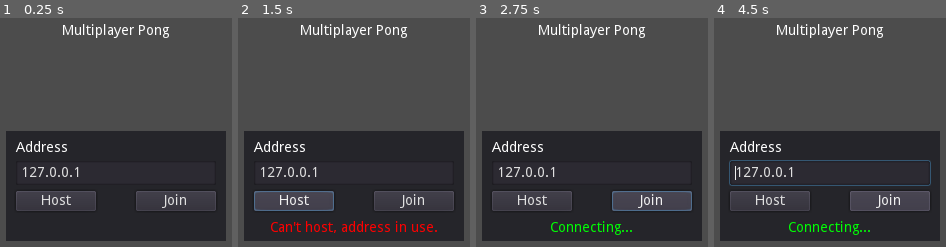
Above: before the commit, frames 1-4 (left to right).
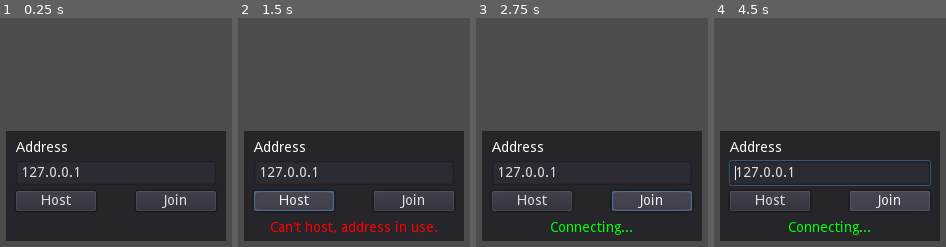
Above: after the commit, the same moments.

Repository: selinanatschke/3dprog
Game: Godot game, scene res://lobby.tscn
The game is run twice, just before and just after one commit, with the same random seed, the same clock (stepped at 60 frames per second) and the same inputs.
Inputs:
- Up to frame 1 (0.25 s): no input
- Up to frame 2 (1.5 s): tap Enter at 0.5 s; hold Right (move_right) 0.53-1.25 s; click "Host" at 1.25 s
- Up to frame 3 (2.75 s): click "Join" at 2 s
- Up to frame 4 (4.5 s): hold Down (move_back) 2.78-3.53 s; hold Right (move_right) 3.53-4.28 s; hold Up (move_forward) from 4.28 s (still down)

The runs differ from the first frame. In frame 1, 1.0% of the frame differs, in the area x 27-73%, y 2-9%; in frame 2, 1.0%; in frame 3, 1.0%; in frame 4, 1.0%.

Commit message:
changed game name and removed title in game view

Diff:
--- a/multiplayer_pong/lobby.tscn
+++ b/multiplayer_pong/lobby.tscn
@@ -13,17 +13,6 @@
 margin_bottom = 200.0
 size_flags_horizontal = 2
 size_flags_vertical = 2
-
-[node name="Title" type="Label" parent="."]
-margin_left = 210.0
-margin_top = 40.0
-margin_right = 430.0
-margin_bottom = 80.0
-size_flags_horizontal = 2
-size_flags_vertical = 0
-text = "Multiplayer Pong"
-align = 1
-valign = 1
 
 [node name="LobbyPanel" type="Panel" parent="."]
 margin_left = 210.0
--- a/multiplayer_pong/project.godot
+++ b/multiplayer_pong/project.godot
@@ -1,16 +1,10 @@
-; Engine configuration file.
-; It's best edited using the editor UI and not directly,
-; since the parameters that go here are not all obvious.
-;
-; Format:
-;   [section] ; section goes between []
-;   param=value ; assign values to parameters
+[]
 
 config_version=4
 
 [application]
 
-config/name="Pong Multiplayer"
+config/name="Sparki Game"
 config/description="A multiplayer demo of the classical pong game.
 One of the players should press 'host', while the
 other should select the address and press 'join'."
